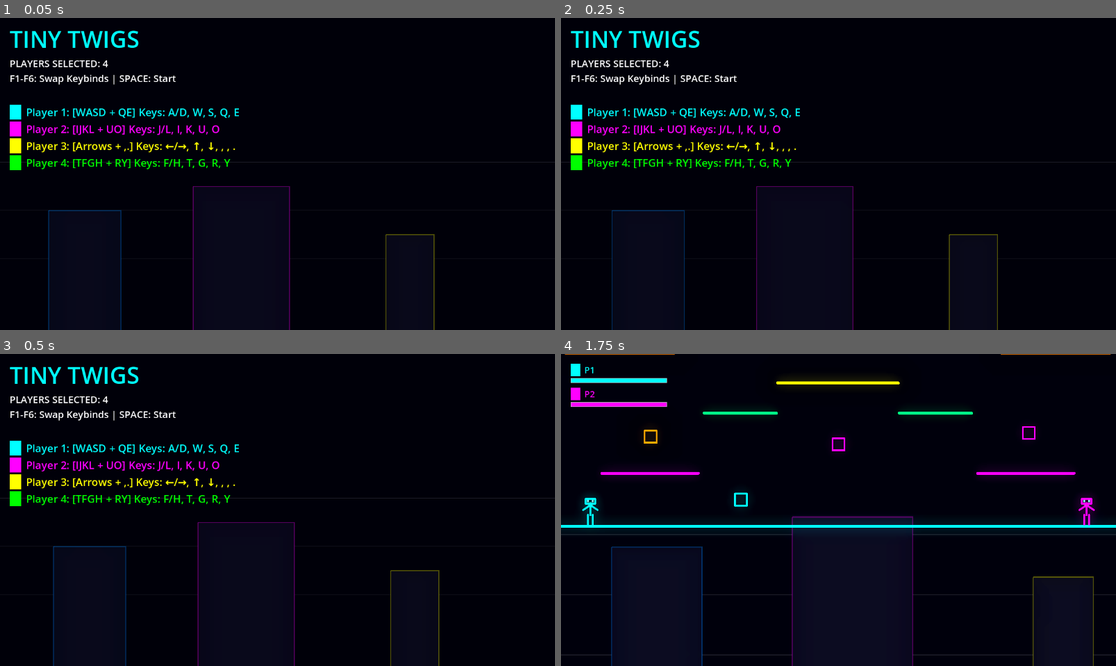
Above: before the commit, frames 1-4 (two rows, left to right).
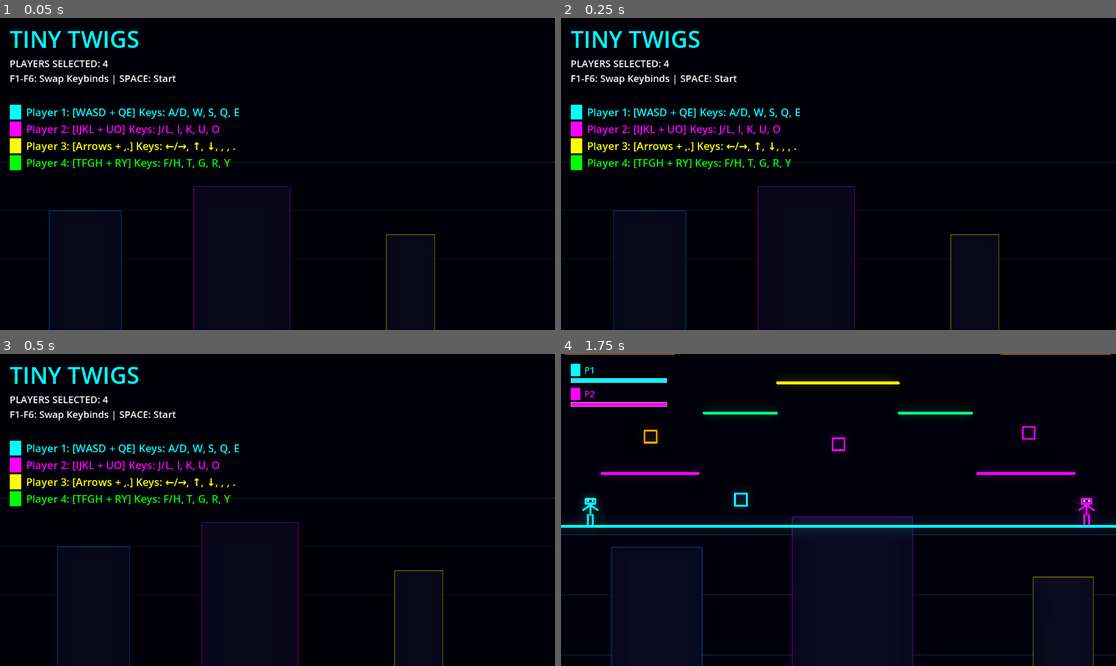
Above: after the commit, the same moments.

Repository: AbstractMelon/tiny-twigs
Game: Godot game, scene res://scenes/menu/menu.tscn
Same seed, same stepped clock (60 frames per second), same inputs: the game is played once before the commit and once after it.
Inputs:
- Up to frame 1 (0.05 s): no input
- Up to frame 2 (0.25 s): no input
- Up to frame 3 (0.5 s): no input
- Up to frame 4 (1.75 s): tap Enter at 0.5 s; hold D from 0.53 s (still down); tap 2 at 0.6 s; tap Space at 0.77, 1.52 s; tap 6 at 1.35 s

The runs differ from the first frame. In frame 1, 0.6% of the frame differs, in the area x 8-79%, y 53-100%; in frame 2, 0.8%; in frame 3, 0.9%, in the area x 9-80%, y 53-100%; in frame 4, nothing differs.

Commit message:
increase scroll speed

Diff:
--- a/scenes/menu/menu.gd
+++ b/scenes/menu/menu.gd
@@ -4,7 +4,7 @@
 @onready var player_selection_list = $MenuUI/PlayerSelectionList
 @onready var control_label = $MenuUI/ControlLabel
 
-@export var scroll_speed = 75.0
+@export var scroll_speed = 125.0
 
 func _ready():
 	_update_ui()
